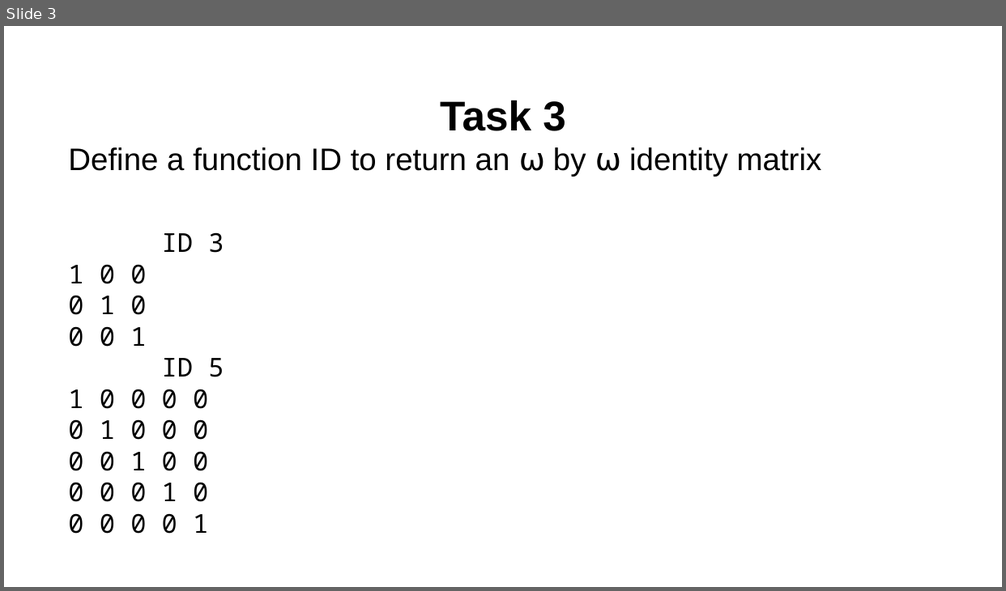
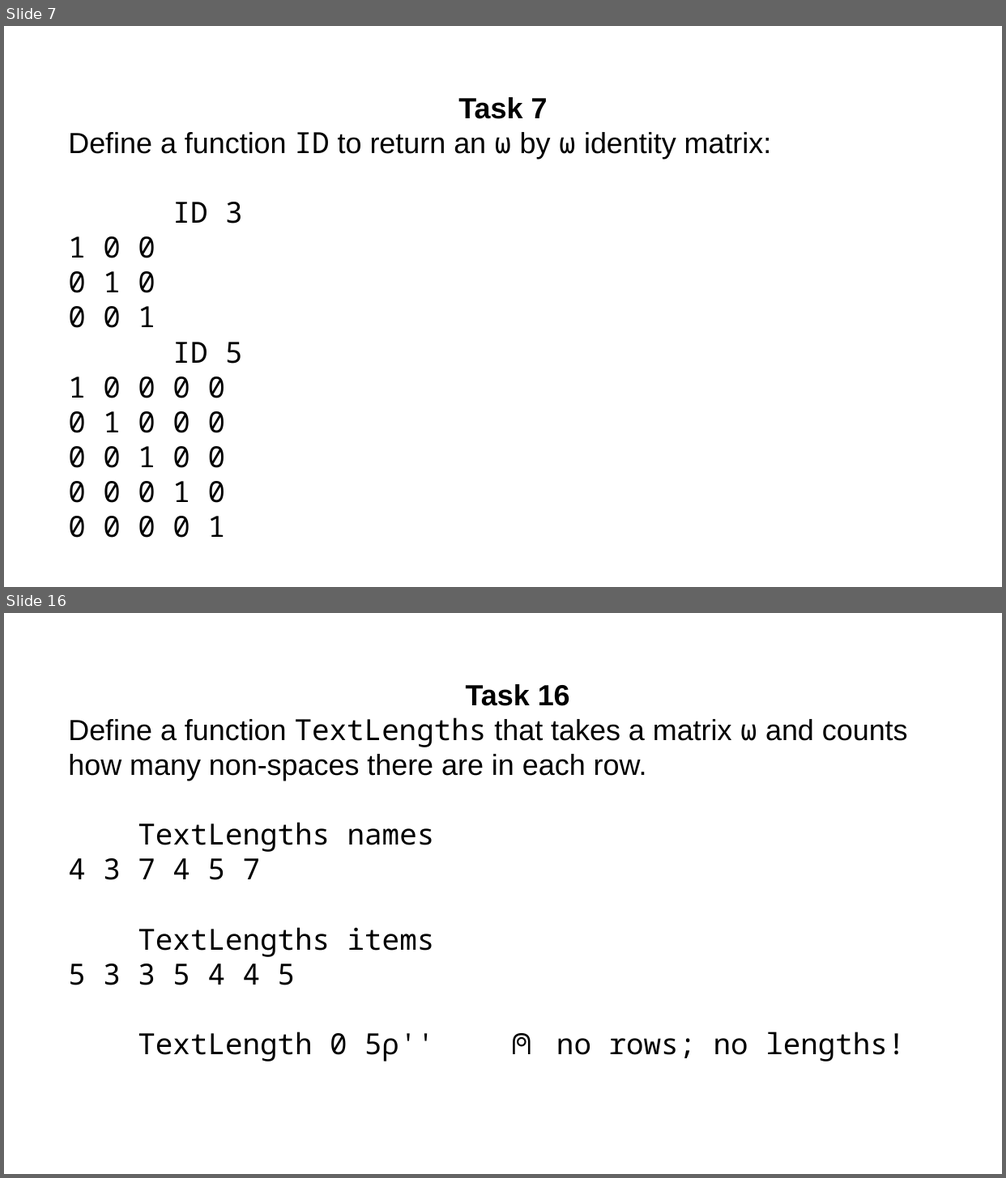
Before and after one commit to abrudz/tasks, a slide deck: tasks4.pptx. Shown one above the other, each under a label of ours: slide 3 before the commit, slides 7 and 16 after it; the slides between them are not shown. The pictures are 1006x591 and 1006x1178 pixels, drawn with LibreOffice and Linux fonts; fonts in the diff are those of the drawing. Boxes give left, top, right and bottom in pixels: in the first picture for what was removed or moved away, otherwise in the second. Text is boxed around its words. In the diff, an @@ line names an element or a change of style, - is before the commit and + after.

```diff
--- a/tasks4.pptx
+++ b/tasks4.pptx
@@ slide 16 added at bbox=[4, 613, 1002, 1174], background #FFFFFF @@
@@ text added at bbox=[68, 684, 908, 1062], 28 pt, text #000000 @@
+Task 16
+Define a function TextLengths that takes a matrix ⍵ and counts how many non-spaces there are in each row.
+TextLengths names
+4 3 7 4 5 7
+TextLengths items
+5 3 3 5 4 4 5
+TextLength 0 5⍴'' ⍝ no rows; no lengths!
@@ what was slide 3 is now slide 7 @@
@@ slide 7 changed as well @@
@@ text at bbox=[68, 97, 772, 159]: text changed; size 30 to 28 pt @@
-Task 3
-Define a function ID to return an ⍵ by ⍵ identity matrix
+Task 7
+Define a function ID to return an ⍵ by ⍵ identity matrix:
@@ text at bbox=[68, 237, 243, 538]: size 25 to 28 pt in "ID 3", "1 0 0", "0 1 0", "0 0 1" and 6 more places @@
```
Also in this commit, not shown: 1 other slide changed, 16 other slides added, 5 slides removed, 1 other file.
